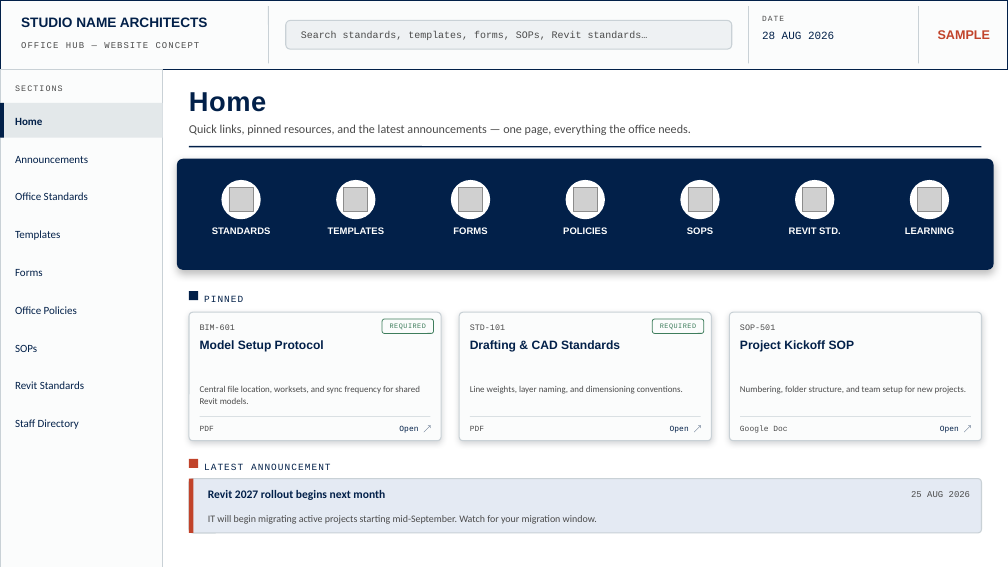
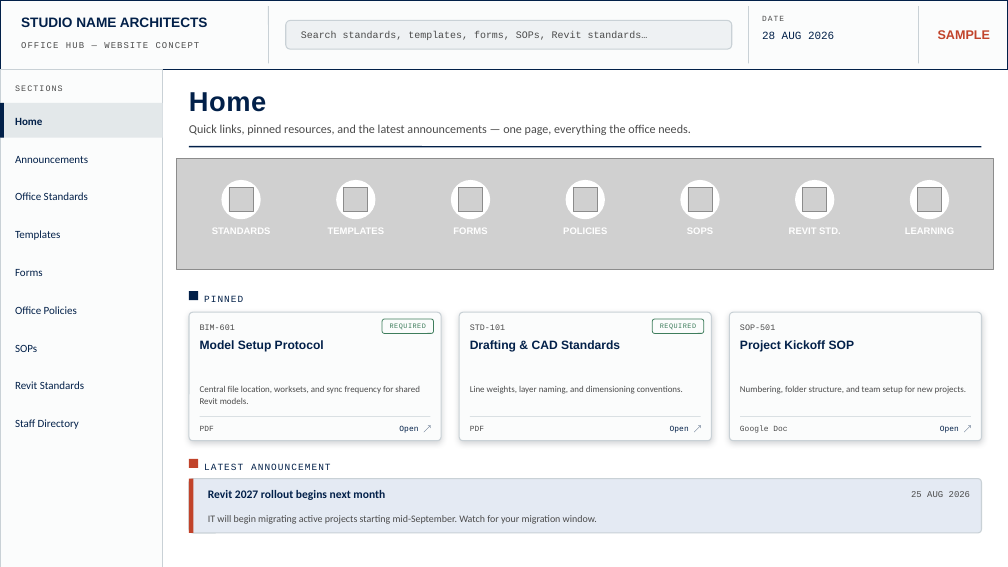
Before and after one commit to phantompressinfo-pixel/drawing-set, a slide deck: slide 2 of office-hub-concept.pptx. Drawn at 1008x567 pixels with LibreOffice and Linux fonts; fonts in the diff are those of the drawing; grey boxes stand for pictures; background and template pictures are left out. Boxes give left, top, right and bottom in pixels: in the first picture for what was removed or moved away, otherwise in the second. Text is boxed around its words. In the diff, an @@ line names an element or a change of style, - is before the commit and + after.

```diff
--- a/office-hub-concept.pptx
+++ b/office-hub-concept.pptx
@@ rounded rectangle removed at [177,159,994,270] @@
@@ picture added at [177,159,994,270] @@
```
